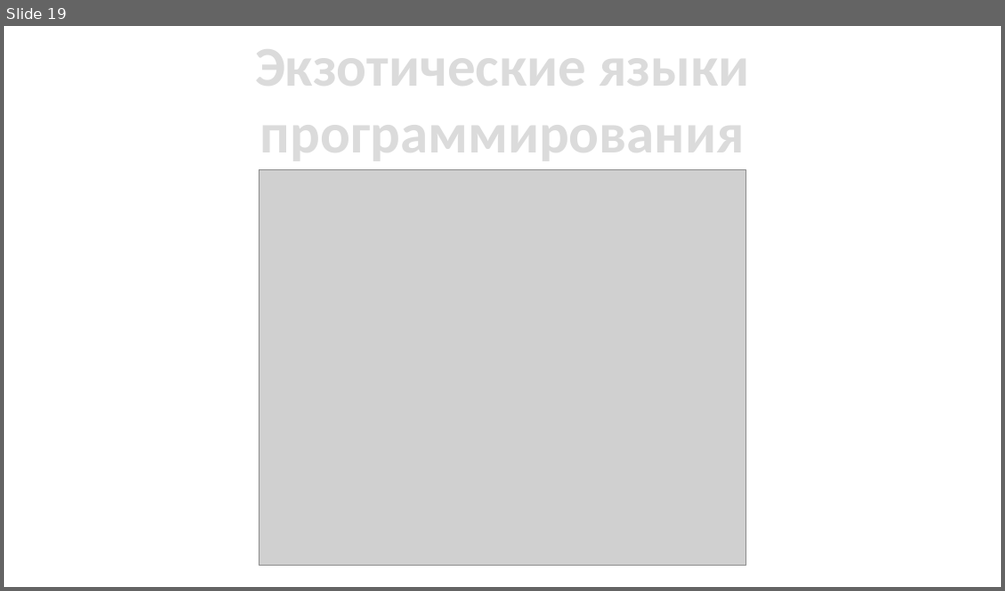
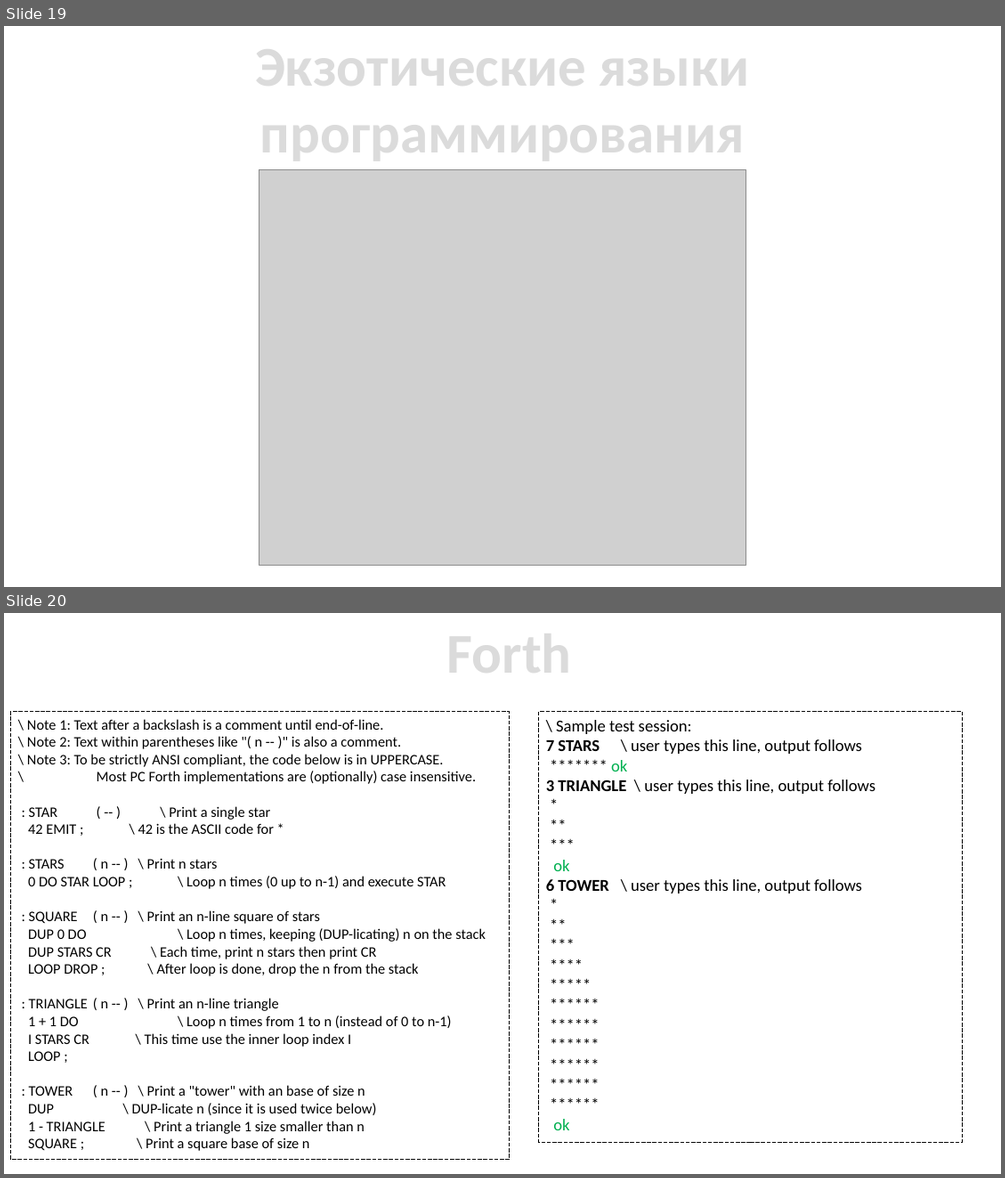
Before and after one commit to ukoloff/cfgram, a slide deck: slides/01 Intro.pptx. Shown one above the other, each under a label of ours: slide 19 before the commit, slides 19 and 20 after it. The pictures are 1005x591 and 1005x1178 pixels, drawn with LibreOffice and Linux fonts; fonts in the diff are those of the drawing; grey boxes stand for pictures. Boxes give left, top, right and bottom in pixels: in the first picture for what was removed or moved away, otherwise in the second. Text is boxed around its words. In the diff, an @@ line names an element or a change of style, - is before the commit and + after.

```diff
--- a/slides/01 Intro.pptx
+++ b/slides/01 Intro.pptx
@@ slide 20 added at bbox=[4, 613, 1001, 1174], background #FFFFFF @@
@@ text added at bbox=[447, 619, 572, 688], 54 pt, text pattern #A5A5A5 on #DBDBDB, bold @@
+Forth
@@ rectangle added at bbox=[11, 712, 510, 1159], outline #000000 0.75 pt dashed, 14 pt, text #000000 @@
+\ Note 1: Text after a backslash is a comment until end-of-line.
+\ Note 2: Text within parentheses like "( n -- )" is also a comment.
+\ Note 3: To be strictly ANSI compliant, the code below is in UPPERCASE.
+\ Most PC Forth implementations are (optionally) case insensitive.
+: STAR ( -- ) \ Print a single star
+42 EMIT ; \ 42 is the ASCII code for *
+: STARS ( n -- ) \ Print n stars
+0 DO STAR LOOP ; \ Loop n times (0 up to n-1) and execute STAR
+: SQUARE ( n -- ) \ Print an n-line square of stars
+DUP 0 DO \ Loop n times, keeping (DUP-licating) n on the stack
+DUP STARS CR \ Each time, print n stars then print CR
+LOOP DROP ; \ After loop is done, drop the n from the stack
+: TRIANGLE ( n -- ) \ Print an n-line triangle
+1 + 1 DO \ Loop n times from 1 to n (instead of 0 to n-1)
+I STARS CR \ This time use the inner loop index I
+LOOP ;
+: TOWER ( n -- ) \ Print a "tower" with an base of size n
+DUP \ DUP-licate n (since it is used twice below)
+1 - TRIANGLE \ Print a triangle 1 size smaller than n
+SQUARE ; \ Print a square base of size n
@@ rectangle added at bbox=[539, 712, 963, 1143], outline #000000 0.75 pt dashed, 16 pt, text #000000 @@
+\ Sample test session:
+7 STARS \ user types this line, output follows
+******* ok
+3 TRIANGLE \ user types this line, output follows
+*
+**
+***
+ok
+6 TOWER \ user types this line, output follows
+*
+**
+***
+****
+*****
+******
+******
+******
+******
+******
+******
+ok
```
Also in this commit, not shown: 15 slides changed, 1 slide removed.
